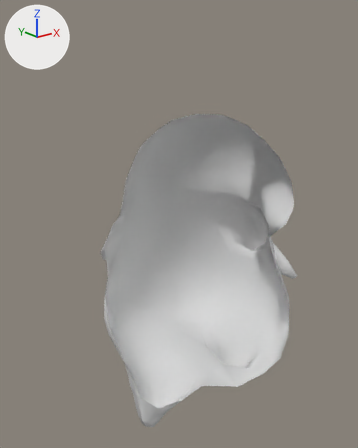
An edit to the FBX model MGSC/Assets/Art/Chara/SK_Mr_Fesse.fbx, drawn before and after from the same camera.
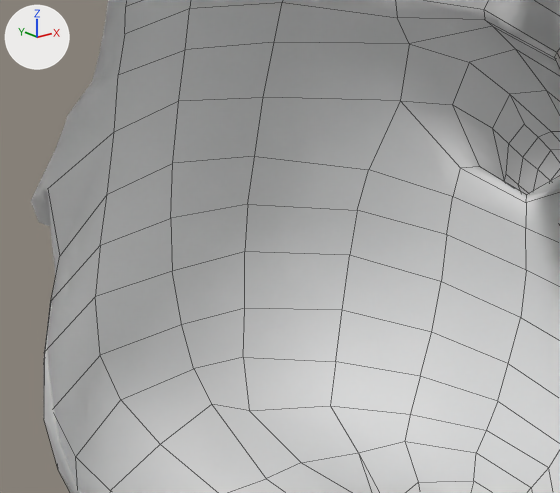
The first picture shows the older version from a 50 mm camera at (-1.096, -1.231, 1.312) aimed at (-0.052, 0.073, 0.79). The close-ups show the older and then the newer version on the part from 25% to 73% of the width and 43% to 76% of the height of that picture. Only the edits that show in the close-ups are written down. The axes (+X, +Y, +Z) are drawn at upper left. The lights are the same throughout. The close-ups show mesh edges as thin lines. Everything nearer to the camera than a plane just in front of the edit is cut away. Where no turn or scale is listed for an object, it has been applied to the vertices.

Names of what the first close-up shows: 'SK_MrFesse_low'.
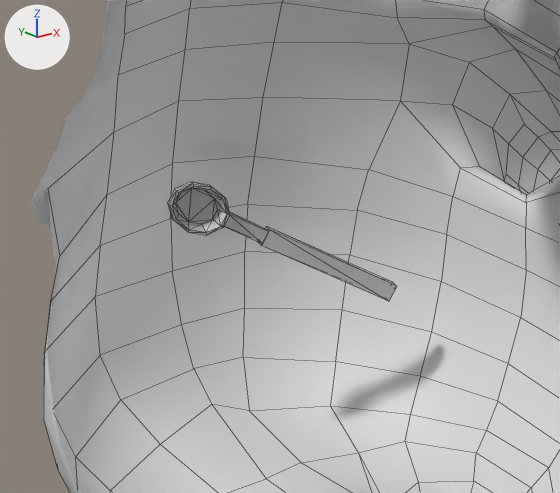
Edits to the scene script, one JSON object a line:
```json
{"op": "add", "block": "me_mesh_003", "code": ["me_mesh_003 = bpy.data.meshes.new('Mesh.003')", "me_mesh_003.from_pydata(...)  # 62 vertices, 120 faces; spans x -0.066..0.22, y -0.075..0.037, z -0.138..0.052"]}
{"op": "add", "block": "ob_sm_spoon_01", "code": ["ob_sm_spoon_01 = bpy.data.objects.new('SM_Spoon_01', me_mesh_003)", "ob_sm_spoon_01.location = (-0.006, 0.251, 0.594)"]}
```

Where the change shows, as pixel boxes [x1, y1, x2, y2] in the close-ups (560 x 493 px):
```json
{"object": "SM_Spoon_01", "change": "added", "after": [167, 182, 397, 301]}
```
